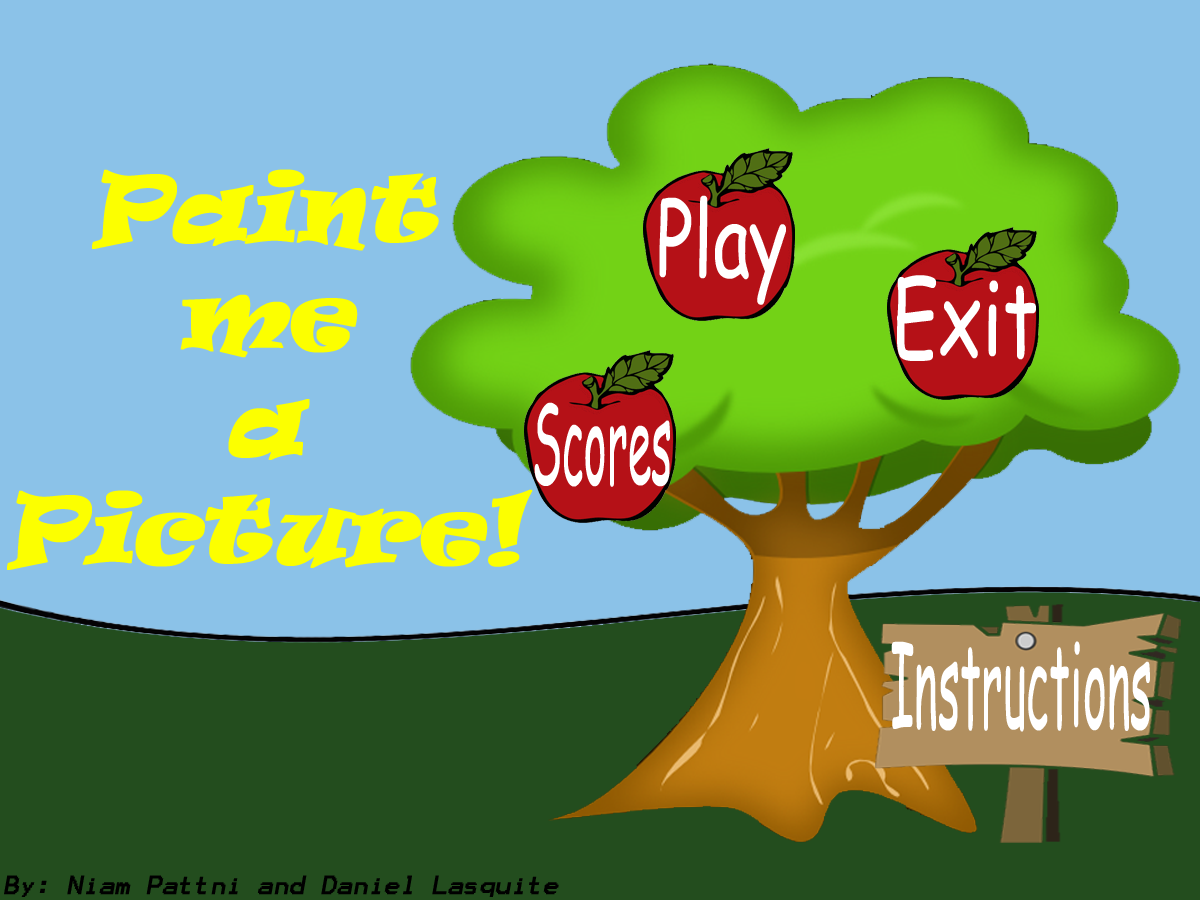
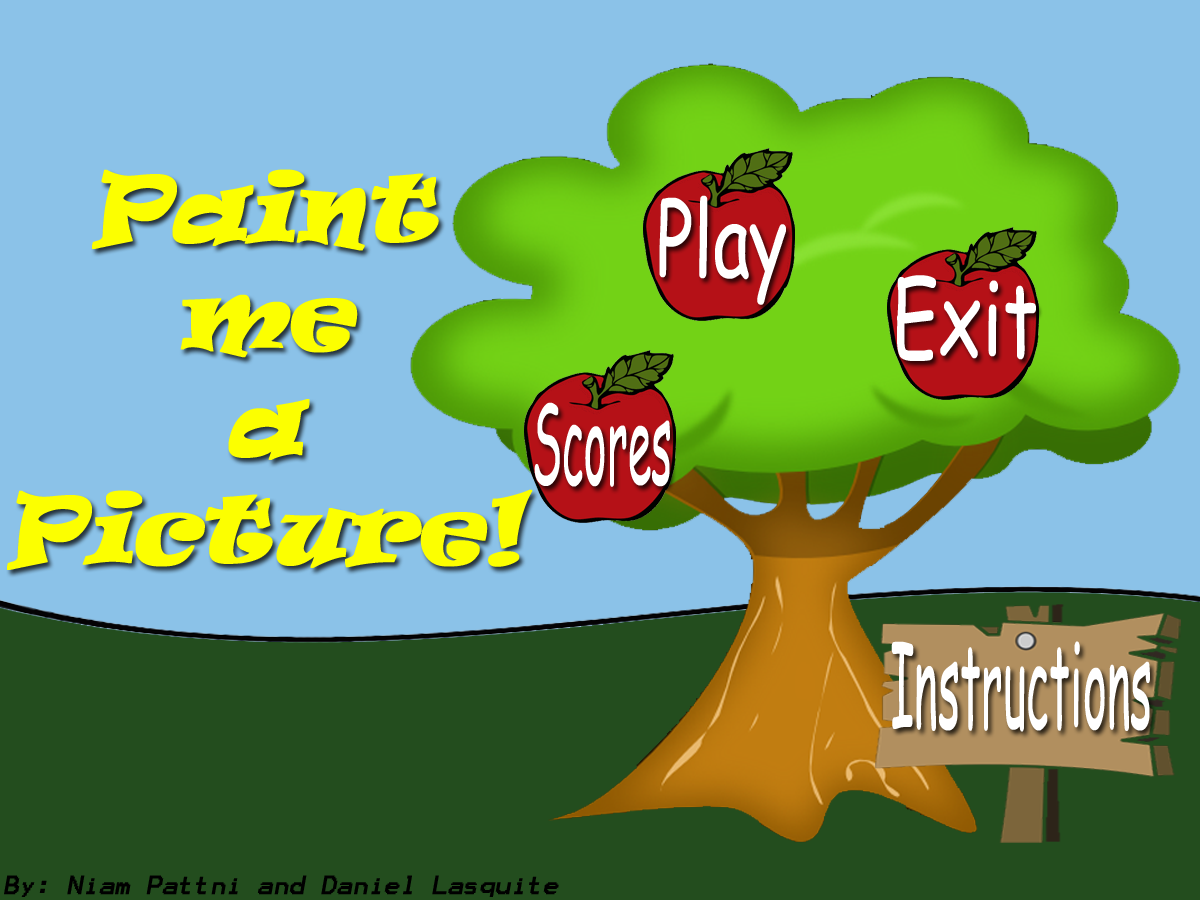
The second (1200, 900) image is a revision of the first. Changes to its layers:
pixels changed over [6, 169, 1157, 739] (layer not identified)
